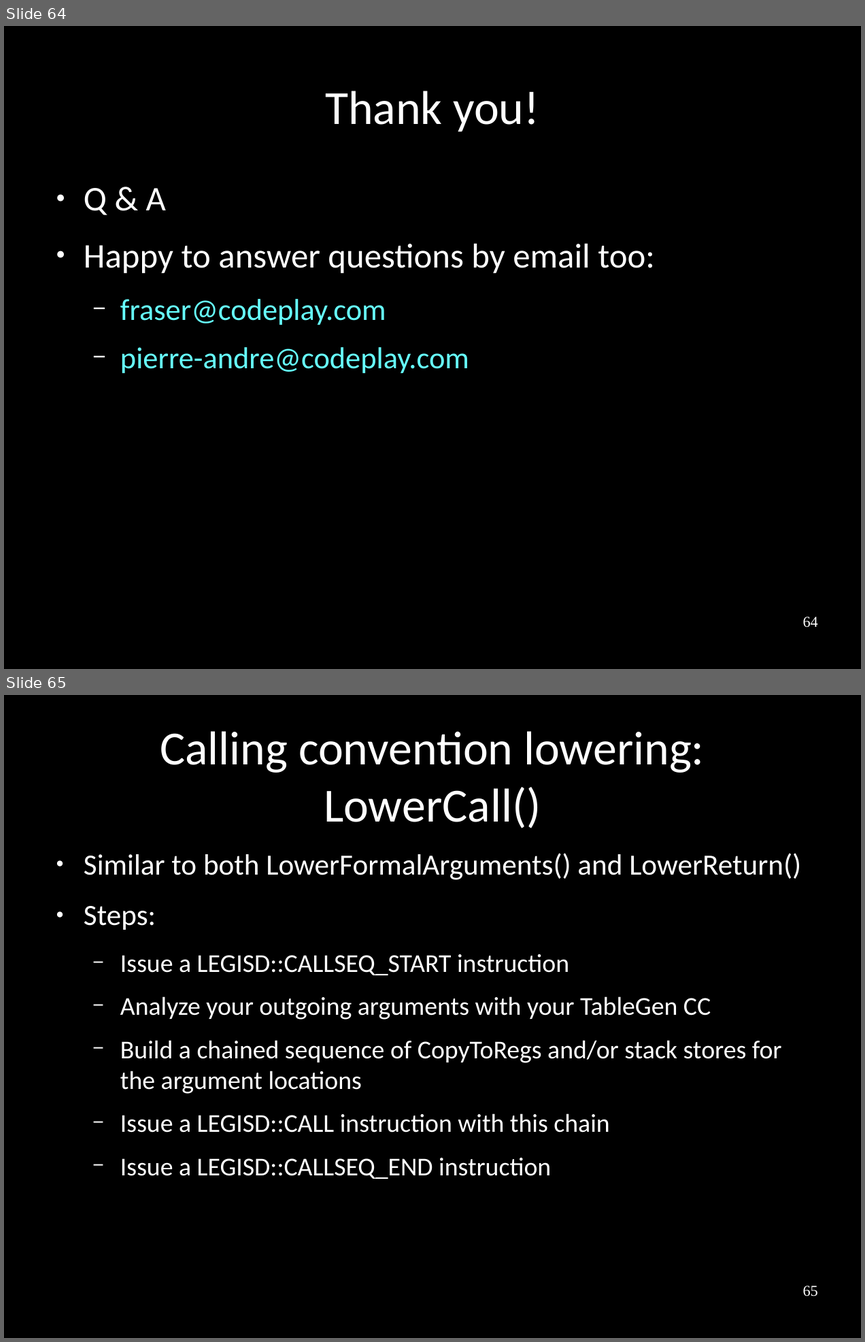
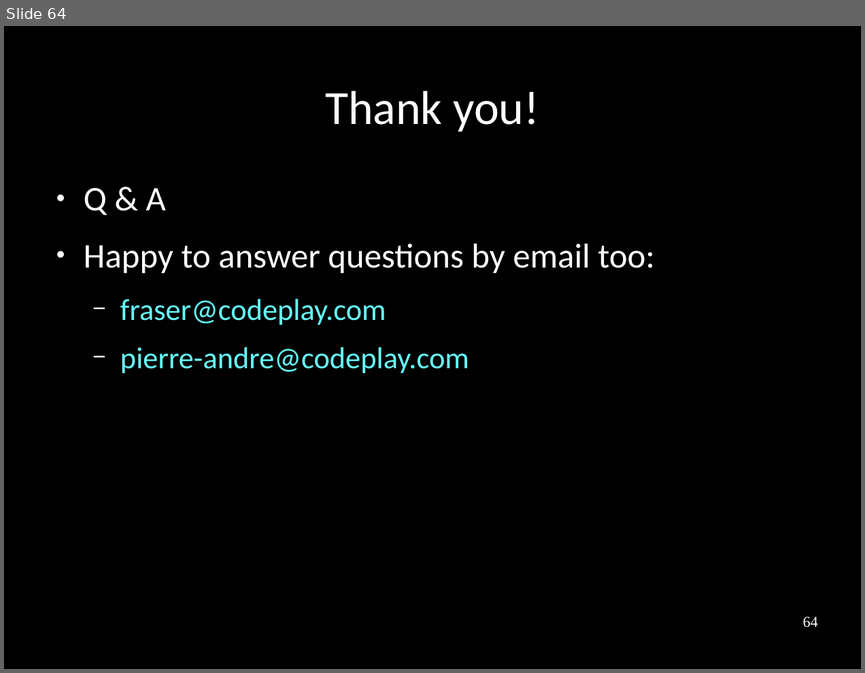
Before and after one commit to frasercrmck/llvm-leg, a slide deck: docs/Codeplay/Slides.odp. Shown one above the other, each under a label of ours: slides 64 and 65 before the commit, slide 64 after it. The pictures are 865x1342 and 865x673 pixels, drawn with LibreOffice and Linux fonts; fonts in the diff are those of the drawing. Boxes give left, top, right and bottom in pixels: in the first picture for what was removed or moved away, otherwise in the second. Text is boxed around its words. In the diff, an @@ line names an element or a change of style, - is before the commit and + after.

```diff
--- a/docs/Codeplay/Slides.odp
+++ b/docs/Codeplay/Slides.odp
@@ slide 65 removed at <box>4,695,861,1338</box>, background #000000 @@
@@ title removed at <box>160,731,704,828</box> @@
-Calling convention lowering: LowerCall()
@@ text removed at <box>84,853,801,1178</box> @@
-● Similar to both LowerFormalArguments() and LowerReturn()
-● Steps:
-  − Issue a LEGISD::CALLSEQ_START instruction
-  − Analyze your outgoing arguments with your TableGen CC
-  − Build a chained sequence of CopyToRegs and/or stack stores for the argument locations
-  − Issue a LEGISD::CALL instruction with this chain
-  − Issue a LEGISD::CALLSEQ_END instruction
@@ page number removed at <box>803,1285,818,1296</box> @@
-65
```
Also in this commit, not shown: 1 other slide removed.
